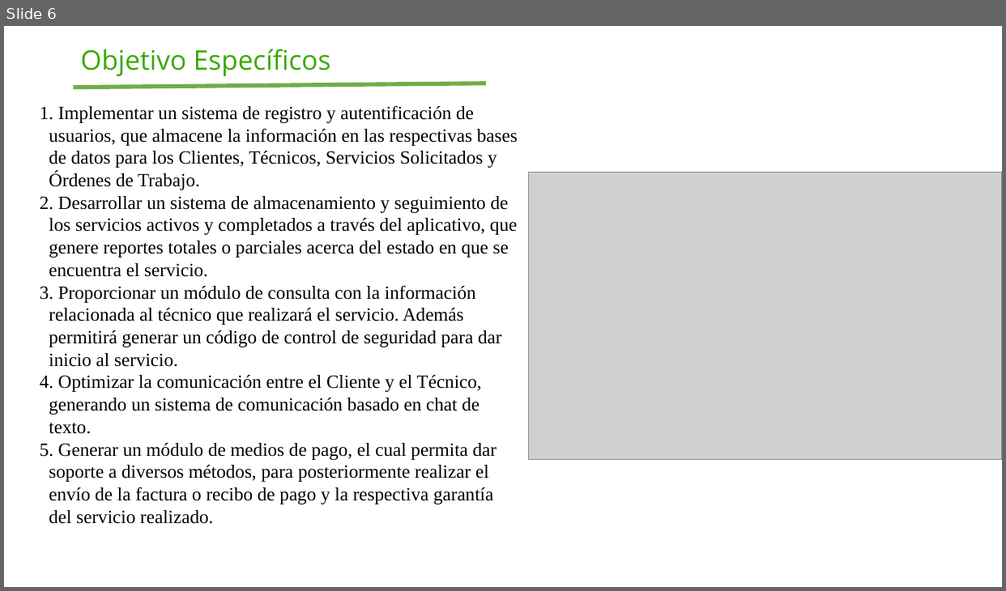
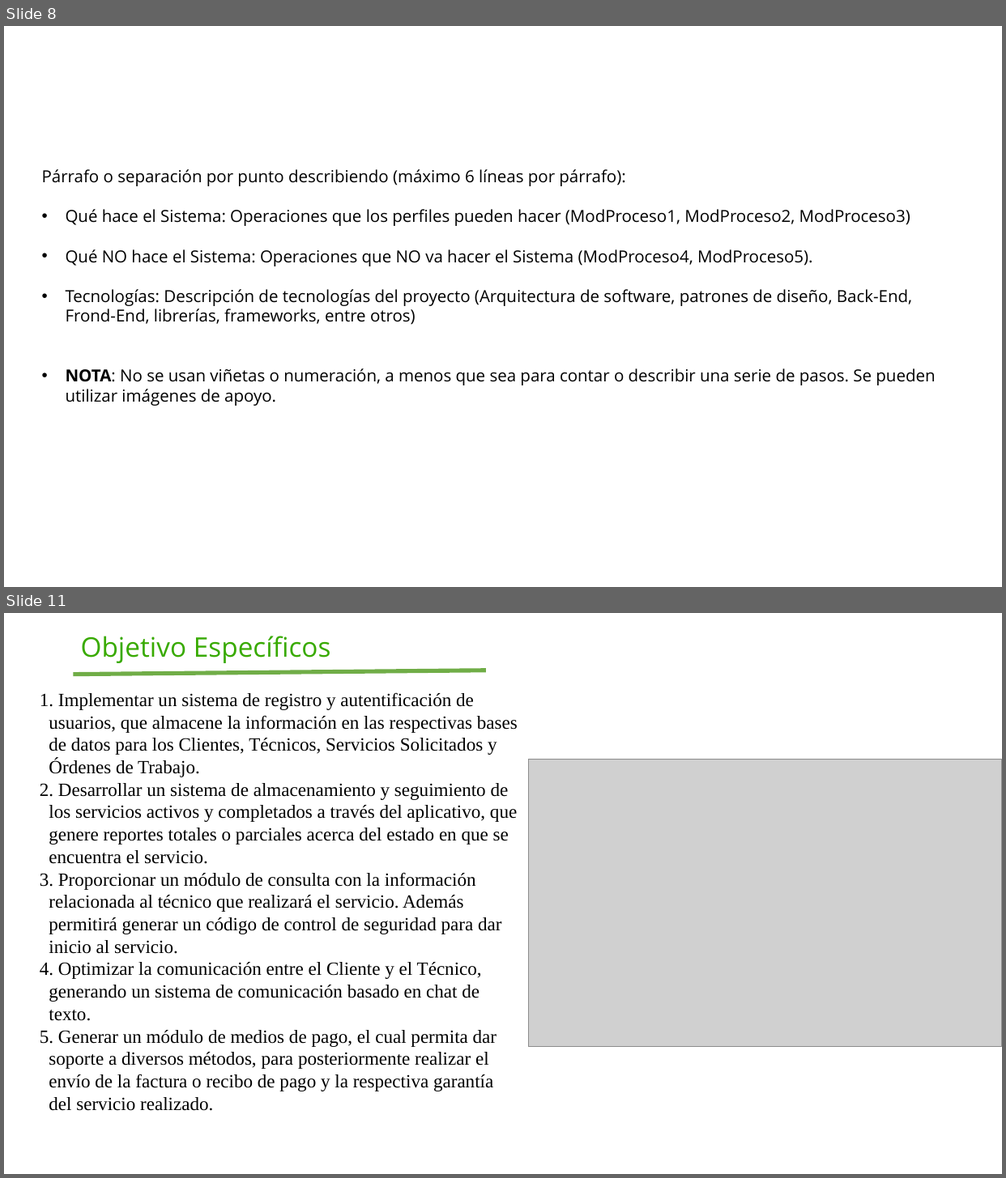
Before and after one commit to AlejandroMadrigalDev/Sistema_Gestion_Servicios_Tecnicos, a slide deck: _docs/Trimestre_2/00_Contextualizacion/7. Presentación.pptx. Shown one above the other, each under a label of ours: slide 6 before the commit, slides 8 and 11 after it; the slides between them are not shown. The pictures are 1006x591 and 1006x1178 pixels, drawn with LibreOffice and Linux fonts; fonts in the diff are those of the drawing; grey boxes stand for pictures; background and template pictures are left out. Boxes give left, top, right and bottom in pixels: in the first picture for what was removed or moved away, otherwise in the second. Text is boxed around its words. In the diff, an @@ line names an element or a change of style, - is before the commit and + after.

```diff
--- a/_docs/Trimestre_2/00_Contextualizacion/7. Presentación.pptx
+++ b/_docs/Trimestre_2/00_Contextualizacion/7. Presentación.pptx
@@ slide 8 added at <box>4,26,1002,587</box>, background picture (left out) @@
@@ title added at <box>41,35,902,143</box>, 44 pt, text #FFFFFF @@
+Alcance
@@ rectangle added at <box>812,68,900,112</box>, outline #FFFFFF 0.75 pt, 16 pt, text #FFFFFF, bold @@
+Logo Sistema
@@ text added at <box>42,169,935,406</box>, 16 pt, text #000000 @@
+Párrafo o separación por punto describiendo (máximo 6 líneas por párrafo):
+• Qué hace el Sistema: Operaciones que los perfiles pueden hacer (ModProceso1, ModProceso2, ModProceso3)
+• Qué NO hace el Sistema: Operaciones que NO va hacer el Sistema (ModProceso4, ModProceso5).
+• Tecnologías: Descripción de tecnologías del proyecto (Arquitectura de software, patrones de diseño, Back-End, Frond-End, librerías, frameworks, entre otros)
+• NOTA: No se usan viñetas o numeración, a menos que sea para contar o describir una serie de pasos. Se pueden utilizar imágenes de apoyo.
@@ what was slide 6 is now slide 11 @@
```
Also in this commit, not shown: 1 slide changed, 8 other slides added, 27 slides removed, 1 other file.
